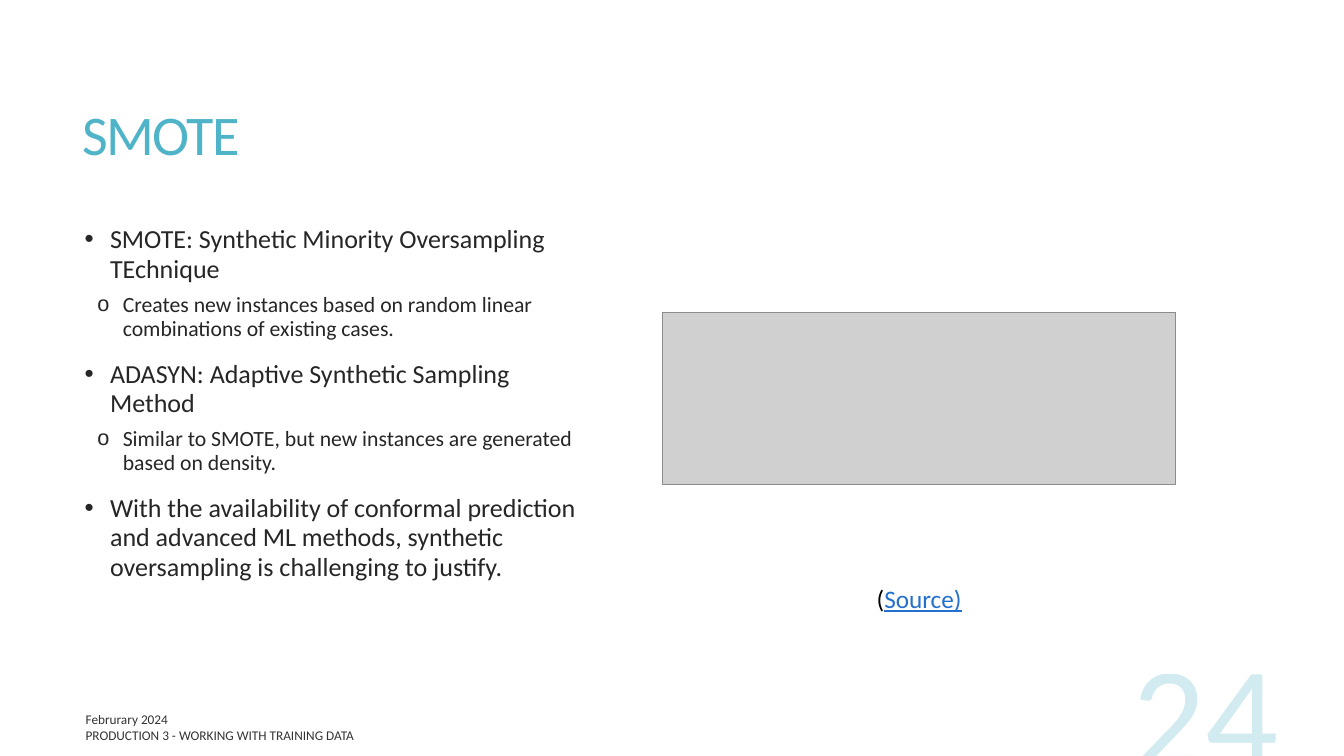
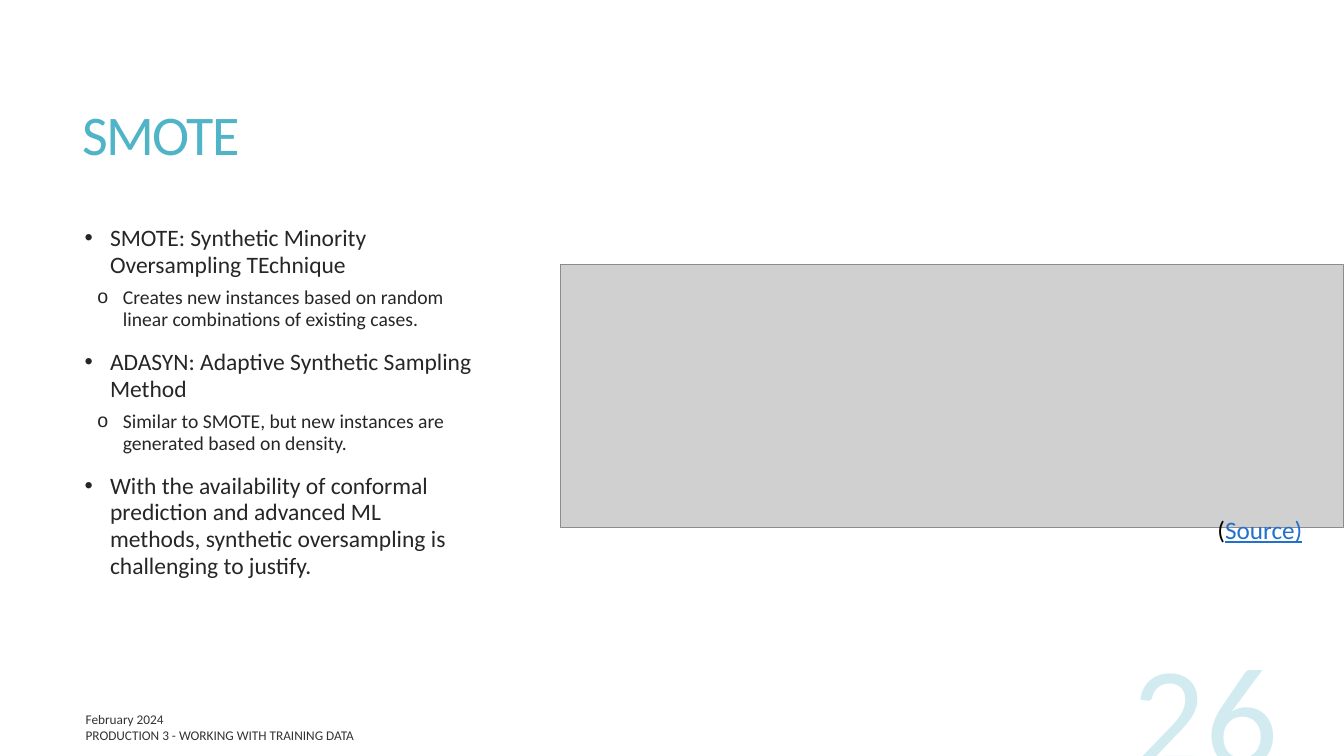
Before and after one commit to UofT-DSI/production, a slide deck: slide 26 of docs/part_3/production_3.pptx (slide 24 before the commit). Drawn at 1344x756 pixels with LibreOffice and Linux fonts; fonts in the diff are those of the drawing; grey boxes stand for pictures. Boxes give left, top, right and bottom in pixels: in the first picture for what was removed or moved away, otherwise in the second. Text is boxed around its words. In the diff, an @@ line names an element or a change of style, - is before the commit and + after.

```diff
--- a/docs/part_3/production_3.pptx
+++ b/docs/part_3/production_3.pptx
@@ text "SMOTE: Synthetic Minority Oversampling TEchnique" at (110,229,471,578): size 18.6 to 16.8 pt in "SMOTE: Synthetic Minority Oversampling TEchnique", "ADASYN: Adaptive Synthetic Sampling Method", "With the availability of conformal prediction and ..."; size 15.5 to 14 pt in "Creates new instances based on random linear ...", "Similar to SMOTE, but new instances are ..." @@
@@ picture: place and size @@
-picture at (662,313,1177,485)
+picture at (561,265,1344,528)
@@ text "(Source)": place and size @@
-text "(Source)" at (877,589,962,612)
+text "(Source)" at (1217,520,1302,545)
@@ page number at (966,648,1289,756): text changed @@
-24
+26
@@ text at (86,715,164,726): text changed @@
-Februrary 2024
+February 2024
```
Also in this commit, not shown: 23 other slides changed, 4 slides added, 11 other files.
